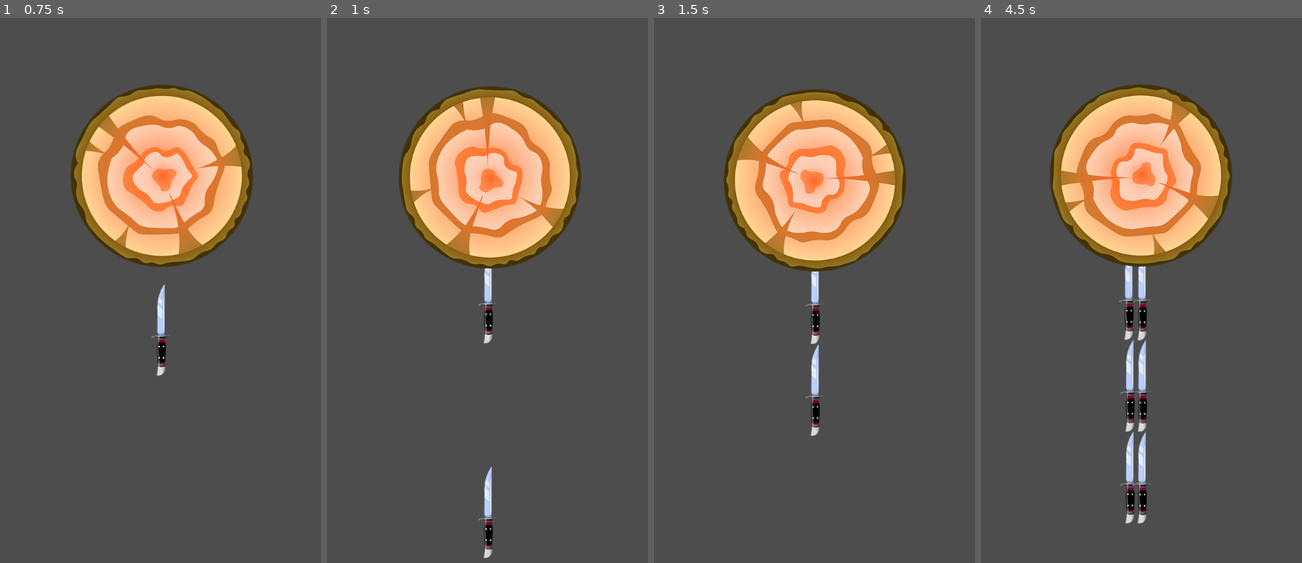
Above: before the commit, frames 1-4 (left to right).
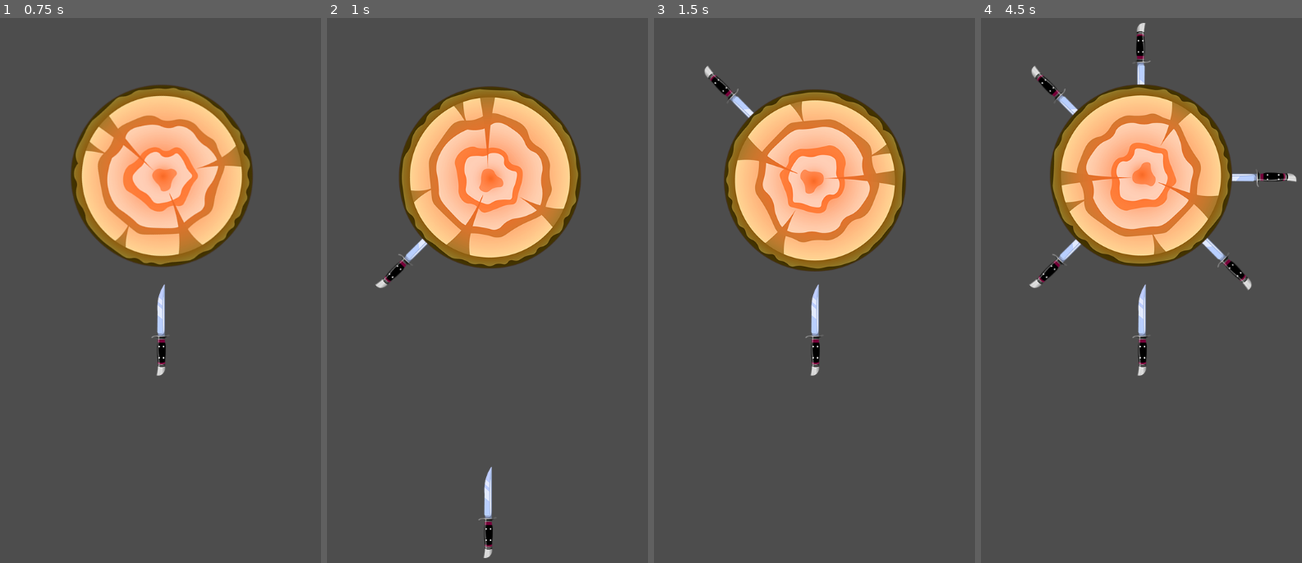
Above: after the commit, the same moments.

Repository: Merkucios/KnifeHit_GD
Game: Godot game, scene res://scenes/game/game.tscn
Same seed, same stepped clock (60 frames per second), same inputs: the game is played once before the commit and once after it.
Inputs (mouse positions are in pixels of both pictures, inside the frame that each line leads up to):
- Up to frame 1 (0.75 s): move the mouse to (256, 236) at 0.52 s; click (256, 236) at 0.67 s
- Up to frame 2 (1 s): no input
- Up to frame 3 (1.5 s): move the mouse to (727, 301) at 1.27 s; click (727, 301) at 1.42 s
- Up to frame 4 (4.5 s): move the mouse to (1186, 127) at 2.02 s; click (1186, 127) at 2.17 s; move the mouse to (1119, 399) at 2.77 s; click (1119, 399) at 2.92 s; move the mouse to (1273, 366) at 3.52 s; click (1273, 366) at 3.67 s; move the mouse to (1009, 170) at 4.27 s; click (1009, 170) at 4.42 s

Frame 1 is identical in both runs. In frame 2, 0.6% of the frame differs, in the area x 15-52%, y 40-60%; in frame 3, 1.0%; in frame 4, 3.5%, in the area x 15-99%, y 0-93%.

Commit message:
Lesson 2.2 Втыкание ножей

Diff:
--- a/elements/knife/knife.gd
+++ b/elements/knife/knife.gd
@@ -7,6 +7,20 @@
 func _physics_process(delta : float):
 	if is_flying:
 		var collision = move_and_collide(speed * delta * Vector2.UP)
+		if collision:
+			handle_collision(collision)
 
 func throw():
 	is_flying = true
+
+func handle_collision(collision : KinematicCollision2D):
+	var collider = collision.get_collider()
+	if collider is Target:
+		add_knife_to_target(collider)
+		is_flying = false
+
+func add_knife_to_target(target : Target):
+	get_parent().remove_child(self)
+	global_position = Target.KNIFE_POSITION
+	rotation = 0
+	target.add_object_with_pivot(self, -target.rotation)
--- a/elements/targets/target/target.gd
+++ b/elements/targets/target/target.gd
@@ -1,6 +1,17 @@
 extends CharacterBody2D
+class_name Target
+
+const KNIFE_POSITION = Vector2(0, 180)
 
 var speed = PI
 
+@onready var items_container = $ItemsContainer
+
 func _physics_process(delta : float):
 	rotation += speed * delta
+
+func add_object_with_pivot(object : Node2D, object_rotation : float):
+	var pivot = Node2D.new()
+	pivot.rotation = object_rotation
+	pivot.add_child(object)
+	items_container.add_child(pivot)
--- a/elements/targets/target/target.tscn
+++ b/elements/targets/target/target.tscn
@@ -18,3 +18,6 @@
 [node name="CollisionShape2D" type="CollisionShape2D" parent="."]
 position = Vector2(-3, -2)
 shape = SubResource("CircleShape2D_3ocao")
+
+[node name="ItemsContainer" type="Node2D" parent="."]
+show_behind_parent = true
